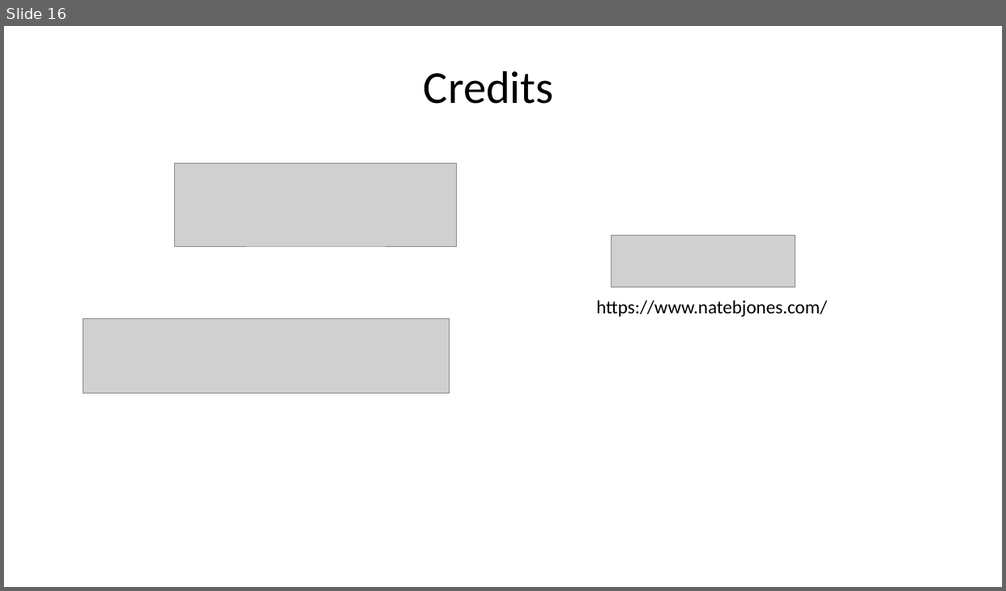
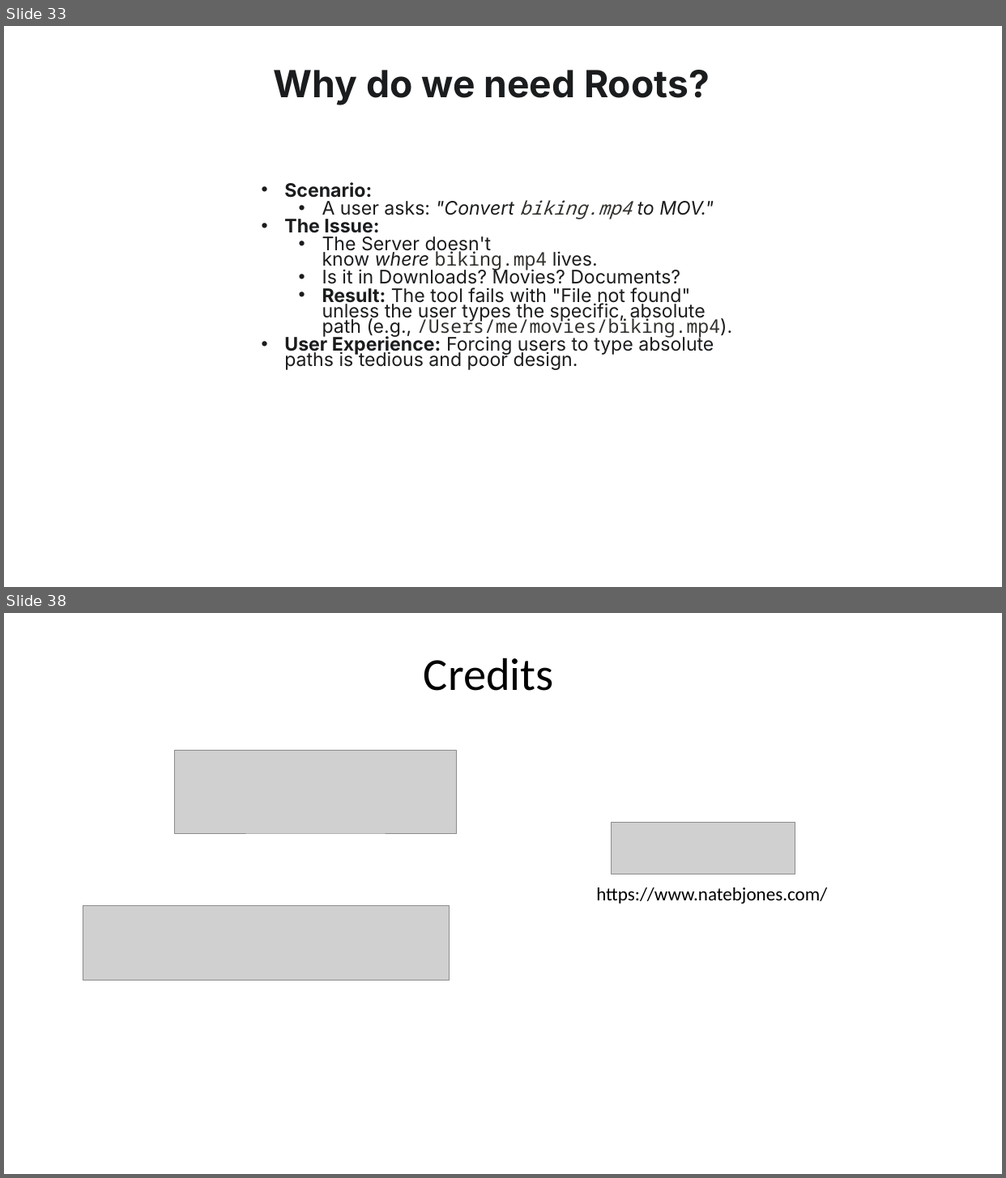
Before and after one commit to tniccum21/LLM_Class, a slide deck: Week10/Week10.pptx. Shown one above the other, each under a label of ours: slide 16 before the commit, slides 33 and 38 after it; the slides between them are not shown. The pictures are 1006x591 and 1006x1178 pixels, drawn with LibreOffice and Linux fonts; fonts in the diff are those of the drawing; grey boxes stand for pictures; background and template pictures are left out. Boxes give left, top, right and bottom in pixels: in the first picture for what was removed or moved away, otherwise in the second. Text is boxed around its words. In the diff, an @@ line names an element or a change of style, - is before the commit and + after.

```diff
--- a/Week10/Week10.pptx
+++ b/Week10/Week10.pptx
@@ slide 33 added at (4,26,1002,587), background picture (left out) @@
@@ text added at (273,70,710,105), 36 pt, text #1A1C1E, bold @@
+Why do we need Roots?
@@ text added at (284,182,732,370), 18 pt, text #1A1C1E @@
+• Scenario:
+  • A user asks: "Convert biking.mp4 to MOV."
+• The Issue:
+  • The Server doesn't know where biking.mp4 lives.
+  • Is it in Downloads? Movies? Documents?
+  • Result: The tool fails with "File not found" unless the user types the specific, absolute path (e.g., /Users/me/movies/biking.mp4).
+• User Experience: Forcing users to type absolute paths is tedious and poor design.
@@ what was slide 16 is now slide 38 @@
```
Also in this commit, not shown: 1 slide changed, 32 other slides added, 11 slides removed, 11 other files.
